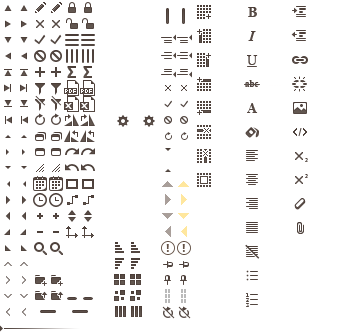
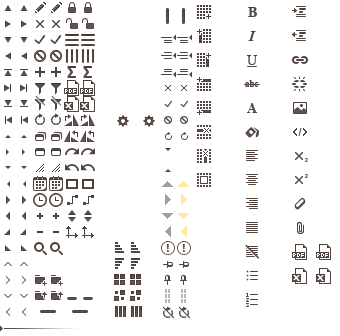
Revision of a layered 340px x 336px image; what changed, layer by layer:
added group "Export copy" with 4 layers above "Export" over bbox(292, 244, 331, 284)
added layer "excel hover copy" in group "Export copy" over bbox(316, 268, 331, 284)
added layer "excel copy" in group "Export copy" over bbox(292, 268, 307, 284)
added layer "pdf hover copy" in group "Export copy" over bbox(316, 244, 331, 260)
added layer "pdf copy" in group "Export copy" over bbox(292, 244, 307, 260)
